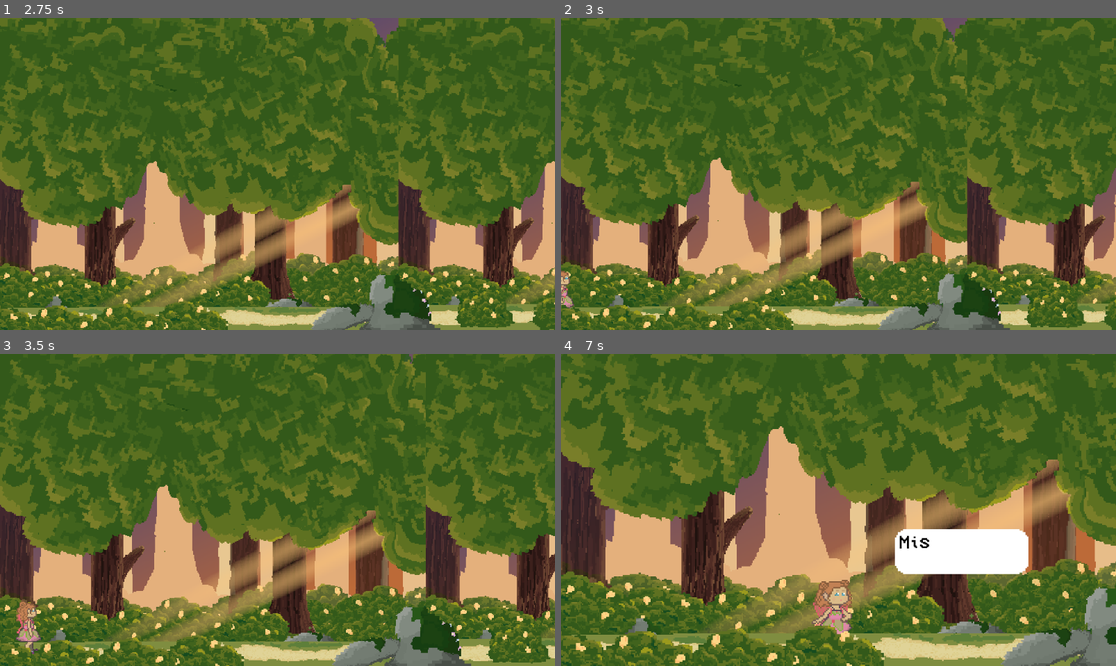
Above: before the commit, frames 1-4 (two rows, left to right).
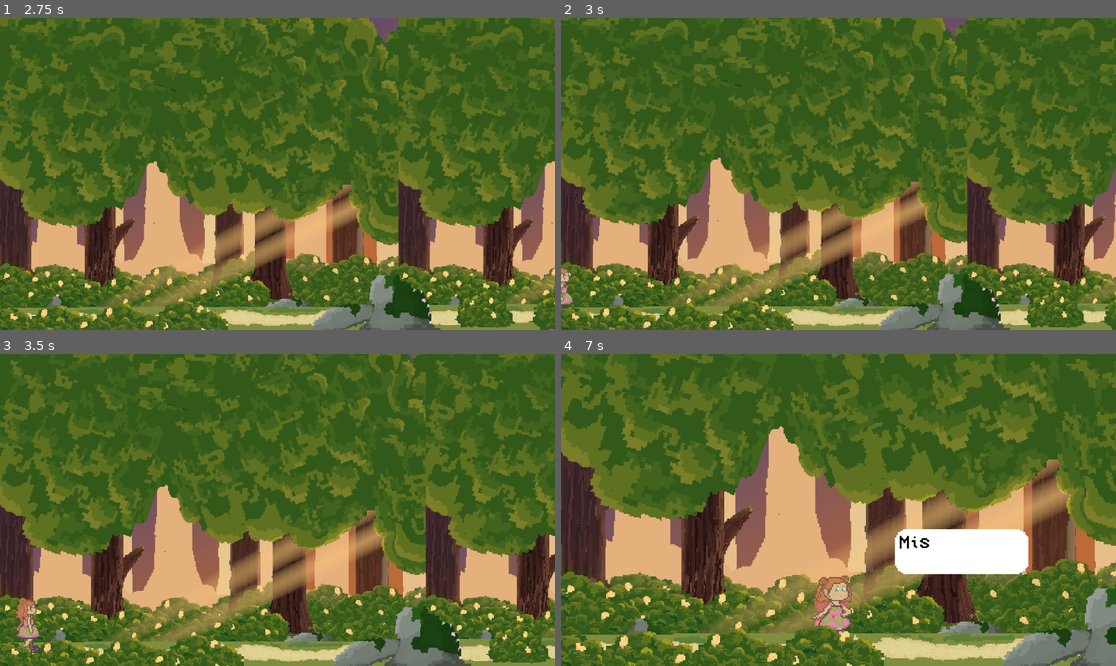
Above: after the commit, the same moments.

Repository: AlexReidNZ/Into-The-Pixie-Kingdom
Game: Godot game, scene res://Scenes/Levels/level_1.tscn
Two runs of this game, one before a commit and one after it. Both use one fixed random seed, a clock stepped at 60 frames per second and the inputs below. Video files are missing from this copy of the repository; at most half a second of black plays in their place.
Inputs (mouse positions are in pixels of both pictures, inside the frame that each line leads up to):
- Up to frame 1 (2.75 s): click "Play" at 0.5 s; click (155, 170) at 1.25 s; tap Enter (ui_accept) at 2 s; move the mouse to (399, 158) at 2.02 s; hold Right (move_right) from 2.03 s (still down); hold F from 2.03 s (still down); tap Space (jump) at 2.27 s; tap J at 2.3 s
- Up to frame 2 (3 s): keep holding Right (move_right); move the mouse to (727, 189) at 2.77 s; release F at 2.78 s; tap J at 2.85 s
- Up to frame 3 (3.5 s): keep holding Right (move_right); tap Space (jump) at 3.02 s; tap F at 3.05 s
- Up to frame 4 (7 s): move the mouse to (894, 441) at 3.52 s; release Right (move_right) at 3.53 s; press the mouse at (894, 441) at 3.53 s; hold Left (move_left) 3.53-4.28 s; tap J at 3.8 s; move the mouse to (810, 572) at 4.27 s; release the mouse at (810, 572) at 4.28 s; hold Right (move_right) 4.28-5.75 s; tap E (open_puzzle) at 4.35 s; tap Space (jump) at 4.52, 5.27, 6.77 s; tap F at 4.55, 6.8 s; move the mouse to (1005, 556) at 5.02 s; hold J 5.03-5.75 s; tap R (rotate puzzle piece) at 5.1 s; tap Escape (pause) at 5.65 s; click "Play" at 5.75 s; move the mouse to (672, 463) at 6.52 s; hold Left (move_left) from 6.53 s (still down); tap Shift (run) at 6.6 s

Frame 1 is identical in both runs. In frame 2, 0.2% of the frame differs, in the area x 0-3%, y 79-94%; in frame 3, 0.4%; in frame 4, 0.8%, in the area x 45-53%, y 71-90%.

Commit message:
feat(cutscene): end of game scene with le king

Diff:
--- a/Scenes/Levels/level_1.tscn
+++ b/Scenes/Levels/level_1.tscn
@@ -29,6 +29,7 @@
 [ext_resource type="Texture2D" uid="uid://uicaseo12kg1" path="res://Sprites/Puzzle/worldSprites/Broken Tree.png" id="30_577wq"]
 [ext_resource type="PackedScene" uid="uid://bhs05ayfbjvxk" path="res://Scenes/Puzzle/puzzle.tscn" id="32_58wvc"]
 [ext_resource type="PackedScene" uid="uid://d0q7ekijn3xcg" path="res://Scenes/Puzzle/puzzle02.tscn" id="33_rqe47"]
+[ext_resource type="Texture2D" uid="uid://dwlx5ktrds0wt" path="res://Sprites/npc king.png" id="34_5beqd"]
 [ext_resource type="Texture2D" uid="uid://dh5ntwaktn4la" path="res://Sprites/Puzzle/worldSprites/Fixed Bridge.png" id="34_ynee1"]
 [ext_resource type="PackedScene" uid="uid://doot1xvshlh6h" path="res://Scenes/Puzzle/puzzle03.tscn" id="35_50h6p"]
 [ext_resource type="Texture2D" uid="uid://cs2vvvlyoxyvs" path="res://Sprites/Puzzle/worldSprites/Fixed Tree.png" id="36_tnrut"]
@@ -284,6 +285,162 @@
 [sub_resource type="WorldBoundaryShape2D" id="WorldBoundaryShape2D_jp8wa"]
 normal = Vector2(-1, 0)
 
+[sub_resource type="AtlasTexture" id="AtlasTexture_bkr7v"]
+atlas = ExtResource("34_5beqd")
+region = Rect2(0, 0, 51, 59)
+
+[sub_resource type="AtlasTexture" id="AtlasTexture_0faq2"]
+atlas = ExtResource("34_5beqd")
+region = Rect2(51, 0, 51, 59)
+
+[sub_resource type="AtlasTexture" id="AtlasTexture_ixg3m"]
+atlas = ExtResource("34_5beqd")
+region = Rect2(102, 0, 51, 59)
+
+[sub_resource type="AtlasTexture" id="AtlasTexture_k8p8o"]
+atlas = ExtResource("34_5beqd")
+region = Rect2(153, 0, 51, 59)
+
+[sub_resource type="AtlasTexture" id="AtlasTexture_udypf"]
+atlas = ExtResource("34_5beqd")
+region = Rect2(204, 0, 51, 59)
+
+[sub_resource type="AtlasTexture" id="AtlasTexture_ocogv"]
+atlas = ExtResource("34_5beqd")
+region = Rect2(255, 0, 51, 59)
+
+[sub_resource type="AtlasTexture" id="AtlasTexture_1skot"]
+atlas = ExtResource("34_5beqd")
+region = Rect2(306, 0, 51, 59)
+
+[sub_resource type="AtlasTexture" id="AtlasTexture_tpyx2"]
+atlas = ExtResource("34_5beqd")
+region = Rect2(357, 0, 51, 59)
+
+[sub_resource type="AtlasTexture" id="AtlasTexture_dkoig"]
+atlas = ExtResource("34_5beqd")
+region = Rect2(408, 0, 51, 59)
+
+[sub_resource type="AtlasTexture" id="AtlasTexture_4xcgb"]
+atlas = ExtResource("34_5beqd")
+region = Rect2(459, 0, 51, 59)
+
+[sub_resource type="AtlasTexture" id="AtlasTexture_65tke"]
+atlas = ExtResource("34_5beqd")
+region = Rect2(510, 0, 51, 59)
+
+[sub_resource type="AtlasTexture" id="AtlasTexture_5g6tc"]
+atlas = ExtResource("34_5beqd")
+region = Rect2(561, 0, 51, 59)
+
+[sub_resource type="AtlasTexture" id="AtlasTexture_5kedy"]
+atlas = ExtResource("34_5beqd")
+region = Rect2(612, 0, 51, 59)
+
+[sub_resource type="AtlasTexture" id="AtlasTexture_rpk2s"]
+atlas = ExtResource("34_5beqd")
+region = Rect2(663, 0, 51, 59)
+
+[sub_resource type="AtlasTexture" id="AtlasTexture_p2b5r"]
+atlas = ExtResource("34_5beqd")
+region = Rect2(714, 0, 51, 59)
+
+[sub_resource type="AtlasTexture" id="AtlasTexture_oi3d0"]
+atlas = ExtResource("34_5beqd")
+region = Rect2(765, 0, 51, 59)
+
+[sub_resource type="SpriteFrames" id="SpriteFrames_x258j"]
+animations = [{
+"frames": [{
+"duration": 1.0,
+"texture": SubResource("AtlasTexture_bkr7v")
+}, {
+"duration": 1.0,
+"texture": SubResource("AtlasTexture_0faq2")
+}, {
+"duration": 1.0,
+"texture": SubResource("AtlasTexture_ixg3m")
+}, {
+"duration": 1.0,
+"texture": SubResource("AtlasTexture_k8p8o")
+}, {
+"duration": 1.0,
+"texture": SubResource("AtlasTexture_udypf")
+}, {
+"duration": 1.0,
+"texture": SubResource("AtlasTexture_ocogv")
+}, {
+"duration": 1.0,
+"texture": SubResource("AtlasTexture_1skot")
+}, {
+"duration": 1.0,
+"texture": SubResource("AtlasTexture_tpyx2")
+}, {
+"duration": 1.0,
+"texture": SubResource("AtlasTexture_dkoig")
+}, {
+"duration": 1.0,
+"texture": SubResource("AtlasTexture_4xcgb")
+}, {
+"duration": 1.0,
+"texture": SubResource("AtlasTexture_65tke")
+}, {
+"duration": 1.0,
+"texture": SubResource("AtlasTexture_5g6tc")
+}, {
+"duration": 1.0,
+"texture": SubResource("AtlasTexture_5kedy")
+}, {
+"duration": 1.0,
+"texture": SubResource("AtlasTexture_rpk2s")
+}, {
+"duration": 1.0,
+"texture": SubResource("AtlasTexture_p2b5r")
+}, {
+"duration": 1.0,
+"texture": SubResource("AtlasTexture_oi3d0")
+}],
+"loop": true,
+"name": &"default",
+"speed": 8.3
+}]
+
+[sub_resource type="Animation" id="Animation_lfrew"]
+resource_name = "float"
+length = 0.8
+loop_mode = 2
+tracks/0/type = "bezier"
+tracks/0/imported = false
+tracks/0/enabled = true
+tracks/0/path = NodePath(".:position:y")
+tracks/0/interp = 1
+tracks/0/loop_wrap = true
+tracks/0/keys = {
+"handle_modes": PackedInt32Array(0, 0),
+"points": PackedFloat32Array(-1, -0.25, 0, 0.39, 0, 1, -0.39, 0, 0.25, 0),
+"times": PackedFloat32Array(0.0333333, 0.8)
+}
+
+[sub_resource type="Animation" id="Animation_bioih"]
+length = 0.001
+tracks/0/type = "bezier"
+tracks/0/imported = false
+tracks/0/enabled = true
+tracks/0/path = NodePath(".:position:y")
+tracks/0/interp = 1
+tracks/0/loop_wrap = true
+tracks/0/keys = {
+"handle_modes": PackedInt32Array(0),
+"points": PackedFloat32Array(0, -0.25, 0, 0.25, 0),
+"times": PackedFloat32Array(0)
+}
+
+[sub_resource type="AnimationLibrary" id="AnimationLibrary_cd1a3"]
+_data = {
+"RESET": SubResource("Animation_bioih"),
+"float": SubResource("Animation_lfrew")
+}
+
 [node name="PlatformLevel" type="Node2D"]
 texture_filter = 1
 
@@ -333,7 +490,7 @@
 position = Vector2(-50, 315)
 
 [node name="CollisionShape2D" type="CollisionShape2D" parent="Ground"]
-position = Vector2(0, -1)
+position = Vector2(0, -4)
 shape = SubResource("WorldBoundaryShape2D_mr6wc")
 
 [node name="Ground Sprites" type="Node2D" parent="Ground"]
@@ -600,7 +757,7 @@
 [node name="Click" type="AudioStreamPlayer" parent="UIAudio"]
 stream = ExtResource("26_6qdgh")
 
-[node name="CutsceneController" type="Node" parent="." node_paths=PackedStringArray("animatic", "left_boundary", "lamina", "hedera", "mystery_speaker")]
+[node name="CutsceneController" type="Node" parent="." node_paths=PackedStringArray("animatic", "left_boundary", "lamina", "hedera", "mystery_speaker", "pixie_king")]
 unique_name_in_owner = true
 script = ExtResource("38_wtp3f")
 animatic = NodePath("../CanvasLayer/Animatic")
@@ -608,6 +765,7 @@
 lamina = NodePath("../Lamina")
 hedera = NodePath("../Hedera")
 mystery_speaker = NodePath("MysterySpeaker")
+pixie_king = NodePath("PixieKing")
 
 [node name="MysterySpeaker" type="Node2D" parent="CutsceneController"]
 position = Vector2(130, 258)
@@ -619,6 +777,30 @@
 [node name="Dialogue" type="AudioStreamPlayer" parent="CutsceneController/MysterySpeaker/Audio"]
 stream = ExtResource("6_ilghy")
 
+[node name="PixieKing" type="Node2D" parent="CutsceneController"]
+texture_filter = 1
+position = Vector2(2538, 204)
+
+[node name="Sprite" type="AnimatedSprite2D" parent="CutsceneController/PixieKing"]
+sprite_frames = SubResource("SpriteFrames_x258j")
+autoplay = "default"
+frame_progress = 0.101226
+
+[node name="AnimationPlayer" type="AnimationPlayer" parent="CutsceneController/PixieKing"]
+root_node = NodePath("../Sprite")
+libraries = {
+"": SubResource("AnimationLibrary_cd1a3")
+}
+autoplay = "float"
+
+[node name="DialogueTailPos" type="Marker2D" parent="CutsceneController/PixieKing"]
+position = Vector2(-79, -38)
+
+[node name="Audio" type="Node" parent="CutsceneController/PixieKing"]
+
+[node name="Dialogue" type="AudioStreamPlayer" parent="CutsceneController/PixieKing/Audio"]
+stream = ExtResource("8_aqnd5")
+
 [connection signal="area_entered" from="GameEndTrigger" to="CanvasLayer/PauseMenu" method="_on_game_end_trigger_area_entered"]
 
 [editable path="Player"]
--- a/Scripts/cutscene_controller.gd
+++ b/Scripts/cutscene_controller.gd
@@ -7,6 +7,7 @@
 @export var lamina: NPC
 @export var hedera: NPC
 @export var mystery_speaker: Node2D
+@export var pixie_king: Node2D
 
 var has_started_cutscene := false
 var dialog_state: DialogState
@@ -17,7 +18,7 @@
 
 func play_opening_cutscene() -> void:
 	if Input.is_key_pressed(KEY_F) and Input.is_key_pressed(KEY_J):
-		end_cutscene()
+		end_opening_cutscene()
 		return
 
 	# initialize
@@ -93,10 +94,10 @@
 	await dialog_state.dialogue_finished
 
 	# exit cutscene
-	end_cutscene()
+	end_opening_cutscene()
 
 
-func end_cutscene() -> void:
+func end_opening_cutscene() -> void:
 	left_boundary.global_position.x = 0
 	tween_property(hedera, "global_position", Vector2(797, 247), 4)
 	await get_tree().create_timer(0.25).timeout
@@ -104,6 +105,25 @@
 	tween_property(camera, "zoom", Vector2(2, 2), 4)
 	player.move_state = Player.MoveState.IDLE
 	lamina.get_node("ChatDetection").has_spoken = true
+
+
+func play_temp_ending_cutscene() -> void:
+	# initialize
+	player.move_state = Player.MoveState.CUTSCENE
+	player.velocity.x = 0
+	player.animator.play("idle")
+	player.animator.scale.x = 1
+
+	# tween_property(camera, "zoom", Vector2(3, 3), 6)
+	await tween_property(pixie_king, "global_position", Vector2(2073, 210), 4)
+
+	DialogStateMachineAuto.offer_dialog([
+			{"speaker": "PixieKing", "line": "Thank you for playing this demo"},
+			{"speaker": "Player", "line": "You're welcome"},
+	])
+	dialog_state = DialogStateMachineAuto.dialog_state
+	await dialog_state.dialogue_finished
+	await get_tree().create_timer(0.5).timeout
 
 
 func player_walk_to_position_x(x: float, speed: float) -> void:
--- a/Scripts/pause_menu.gd
+++ b/Scripts/pause_menu.gd
@@ -54,6 +54,7 @@
 
 func _on_game_end_trigger_area_entered(body):
 	if body.name == "Player":
+		await %CutsceneController.play_temp_ending_cutscene()
 		game_end_text.visible = true
 		play_button.visible = false
 		pause()
Not shown: 1 places in Scenes/Levels/level_1.tscn that only renumber resources
Binary file added: Sprites/npc king.png
Not shown, added: Sprites/npc king.png.import
Binary file added: Sprites/npc1 leaf hat.png
Not shown, added: Sprites/npc1 leaf hat.png.import
